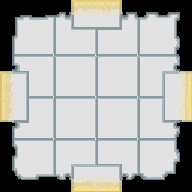
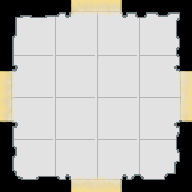
Layers edited between the first and the second w=192, h=192 image:
painted on "Layer #11" over [0, 0, 192, 192]
hid "Layer #9" over [0, 0, 192, 192]
painted on "Layer #6" over [11, 11, 181, 180]
painted on "Layer #4" over [11, 12, 181, 180]
